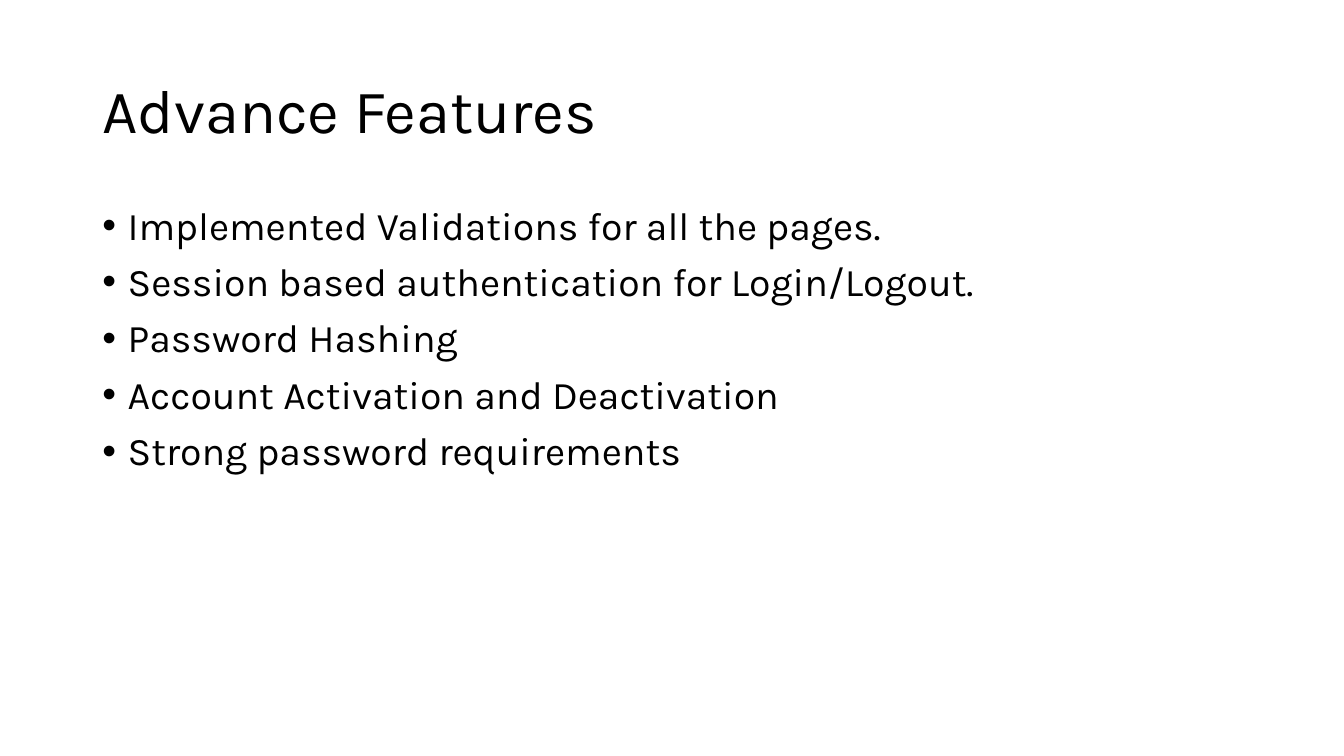
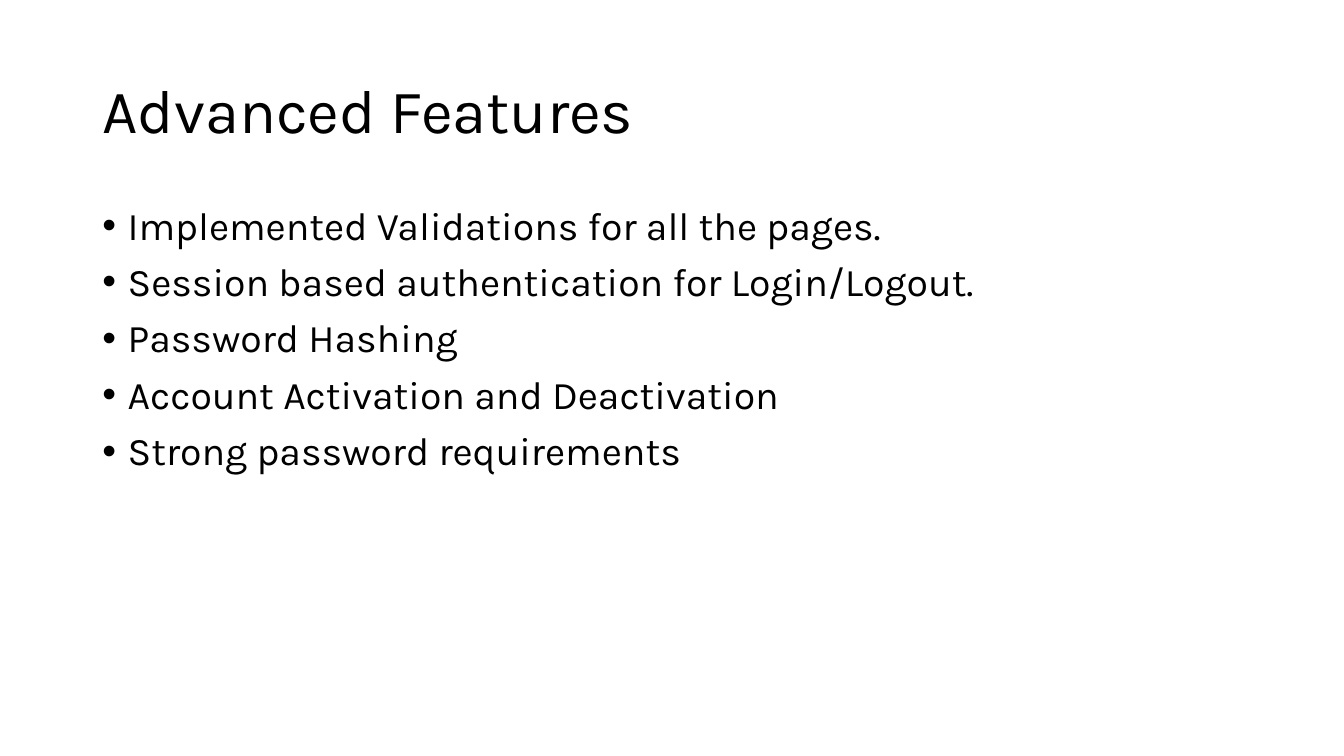
Before and after one commit to DavidSushames/LibraryApp, a slide deck: slide 4 of Presentation Slides.pptx. Drawn at 1344x756 pixels with LibreOffice and Linux fonts; fonts in the diff are those of the drawing. Boxes give left, top, right and bottom in pixels: in the first picture for what was removed or moved away, otherwise in the second. Text is boxed around its words. In the diff, an @@ line names an element or a change of style, - is before the commit and + after.

```diff
--- a/Presentation Slides.pptx
+++ b/Presentation Slides.pptx
@@ title at (102, 91, 634, 134): text changed @@
-Advance Features
+Advanced Features
```
Also in this commit, not shown: 13 other slides changed, 5 slides added, 55 other files.
